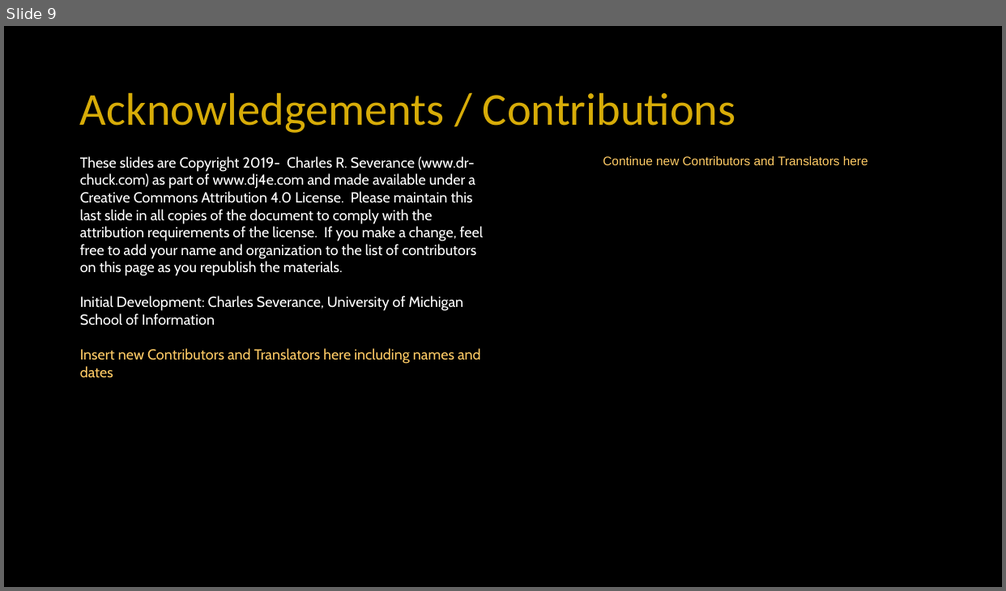
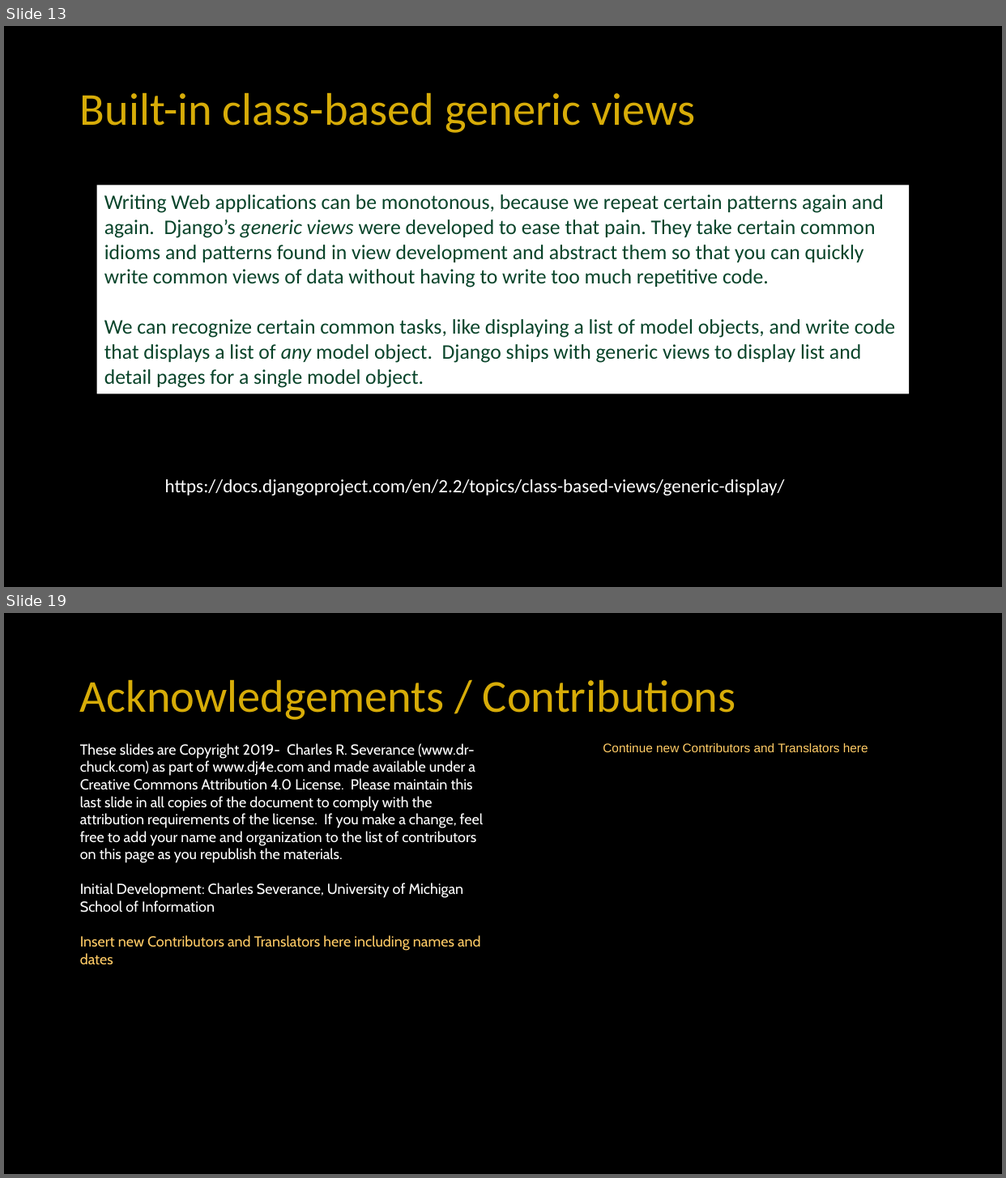
Before and after one commit to csev/dj4e, a slide deck: lectures/DJ-07-Generic-Views.pptx. Shown one above the other, each under a label of ours: slide 9 before the commit, slides 13 and 19 after it; the slides between them are not shown. The pictures are 1006x591 and 1006x1178 pixels, drawn with LibreOffice and Linux fonts; fonts in the diff are those of the drawing. Boxes give left, top, right and bottom in pixels: in the first picture for what was removed or moved away, otherwise in the second. Text is boxed around its words. In the diff, an @@ line names an element or a change of style, - is before the commit and + after.

Commit message:
MVP Generic Templates

```diff
--- a/lectures/DJ-07-Generic-Views.pptx
+++ b/lectures/DJ-07-Generic-Views.pptx
@@ slide 13 added at (4, 26, 1002, 587), background #000000 @@
@@ title added at (80, 92, 695, 133), 44 pt, text #D7AC08 @@
+Built-in class-based generic views
@@ rectangle added at (97, 186, 909, 395), fill #FFFFFF, 20 pt, text #09442A @@
+Writing Web applications can be monotonous, because we repeat certain patterns again and again. Django’s generic views were developed to ease that pain. They take certain common idioms and patterns found in view development and abstract them so that you can quickly write common views of data without having to write too much repetitive code.
+We can recognize certain common tasks, like displaying a list of model objects, and write code that displays a list of any model object. Django ships with generic views to display list and detail pages for a single model object.
@@ text added at (165, 480, 785, 496), 18 pt, text #FFFFFF @@
+https://docs.djangoproject.com/en/2.2/topics/class-based-views/generic-display/
@@ what was slide 9 is now slide 19 @@
```
Also in this commit, not shown: 1 slide changed, 11 other slides added, 1 slide removed, 4 other files.
